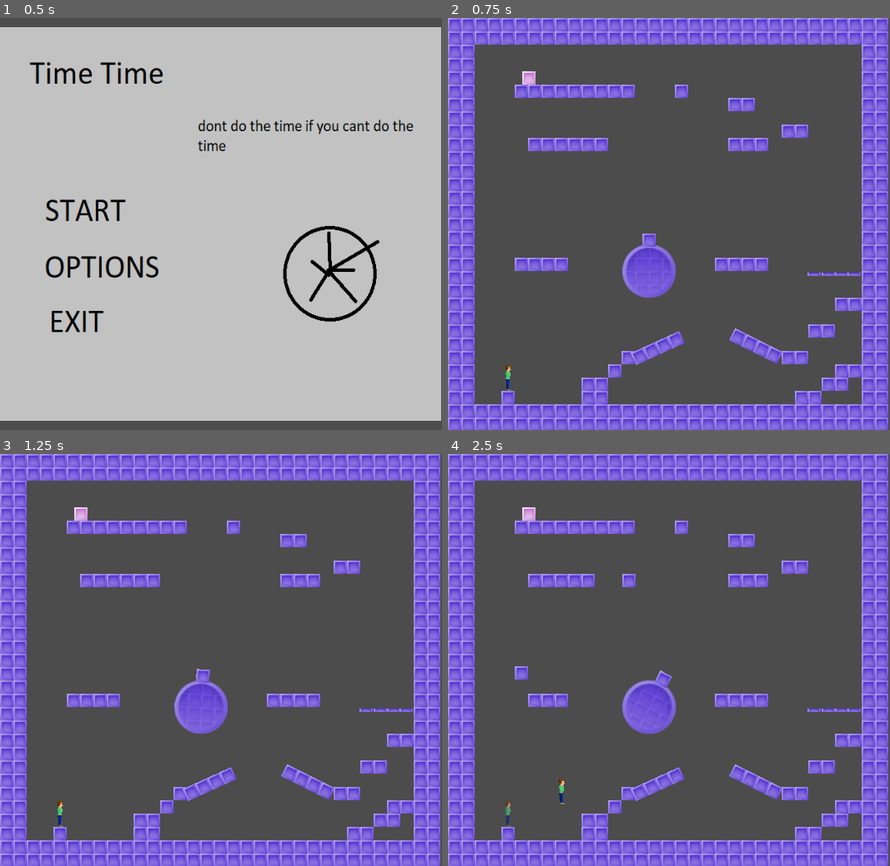
Above: before the commit, frames 1-4 (two rows, left to right).
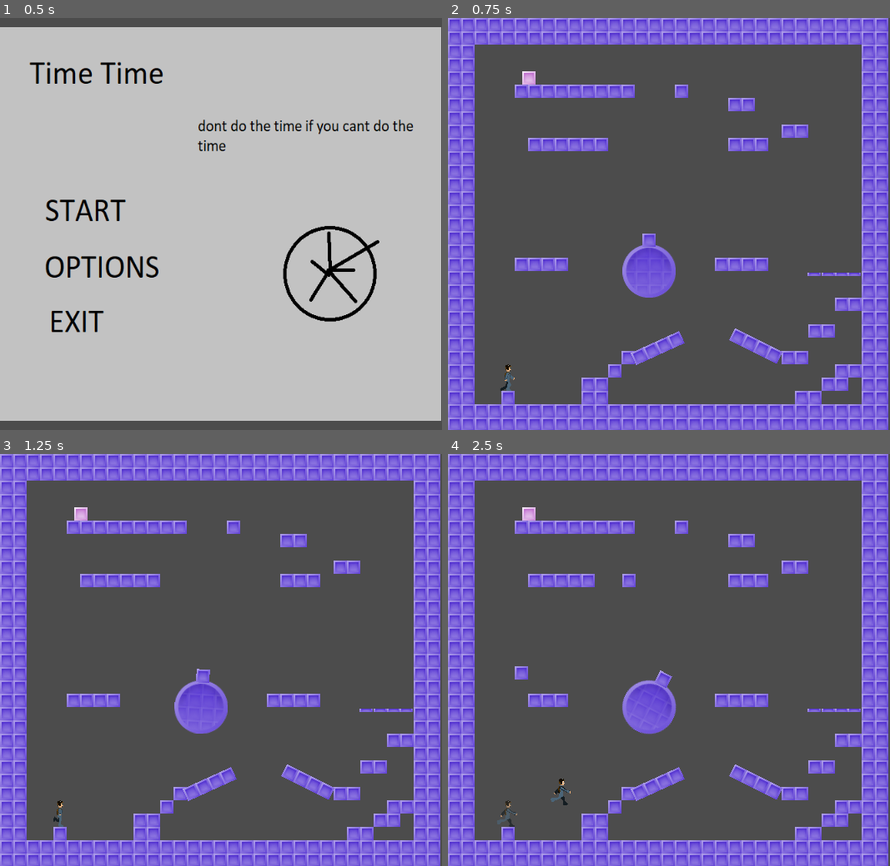
Above: after the commit, the same moments.

Repository: cpatsel/timewarp
Game: Godot game, scene res://mainMenu.tscn
Same seed, same stepped clock (60 frames per second), same inputs: the game is played once before the commit and once after it.
Inputs (mouse positions are in pixels of both pictures, inside the frame that each line leads up to):
- Up to frame 1 (0.5 s): no input
- Up to frame 2 (0.75 s): click (549, 211) at 0.5 s
- Up to frame 3 (1.25 s): no input
- Up to frame 4 (2.5 s): hold R 1.28-2.03 s; hold Right (move_right) from 1.28 s (still down); tap Space (jump) at 1.52, 2.27 s; tap R at 2.1 s

Frame 1 is identical in both runs. In frame 2, less than 0.1% of the frame differs, in the area x 11-16%, y 84-91%; in frame 3, less than 0.1%; in frame 4, 0.2%, in the area x 11-28%, y 78-91%.

Commit message:
example walk animation for glider

Diff:
--- a/TimeWarpGame/player.tscn
+++ b/TimeWarpGame/player.tscn
@@ -1,25 +1,38 @@
 [gd_scene load_steps=5 format=2]
 
 [ext_resource path="res://player.gd" type="Script" id=1]
-[ext_resource path="res://mainchar.png" type="Texture" id=2]
+[ext_resource path="res://gliderwalk.png" type="Texture" id=2]
 
-[sub_resource type="CapsuleShape2D" id=3]
+[sub_resource type="CapsuleShape2D" id=1]
 height = 105.297
 
-[sub_resource type="SpriteFrames" id=2]
-animations = [ {
-"frames": [ ExtResource( 2 ) ],
-"loop": true,
-"name": "default",
-"speed": 5.0
-} ]
+[sub_resource type="Animation" id=2]
+resource_name = "Walk"
+loop = true
+tracks/0/type = "value"
+tracks/0/path = NodePath("Sprite:frame")
+tracks/0/interp = 1
+tracks/0/loop_wrap = true
+tracks/0/imported = false
+tracks/0/enabled = true
+tracks/0/keys = {
+"times": PoolRealArray( 0, 1 ),
+"transitions": PoolRealArray( 1, 1 ),
+"update": 0,
+"values": [ 0, 7 ]
+}
 
 [node name="player" type="KinematicBody2D"]
 script = ExtResource( 1 )
 
 [node name="CollisionShape2D" type="CollisionShape2D" parent="."]
 position = Vector2( -0.315559, 0.157784 )
-shape = SubResource( 3 )
+shape = SubResource( 1 )
 
-[node name="AnimatedSprite" type="AnimatedSprite" parent="."]
-frames = SubResource( 2 )
+[node name="Sprite" type="Sprite" parent="."]
+texture = ExtResource( 2 )
+hframes = 8
+
+[node name="AnimationPlayer" type="AnimationPlayer" parent="."]
+autoplay = "Walk"
+anims/Walk = SubResource( 2 )
Binary file added: TimeWarpGame/gliderwalk.png
Not shown, added: TimeWarpGame/gliderwalk.png.import
